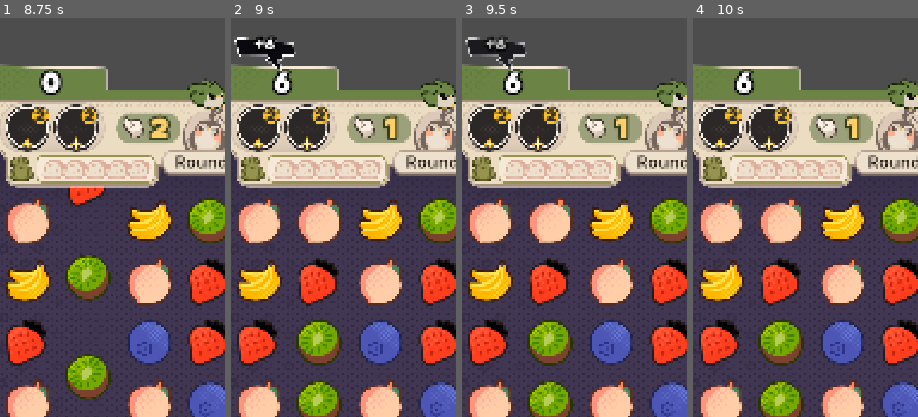
Above: before the commit, frames 1-4 (left to right).
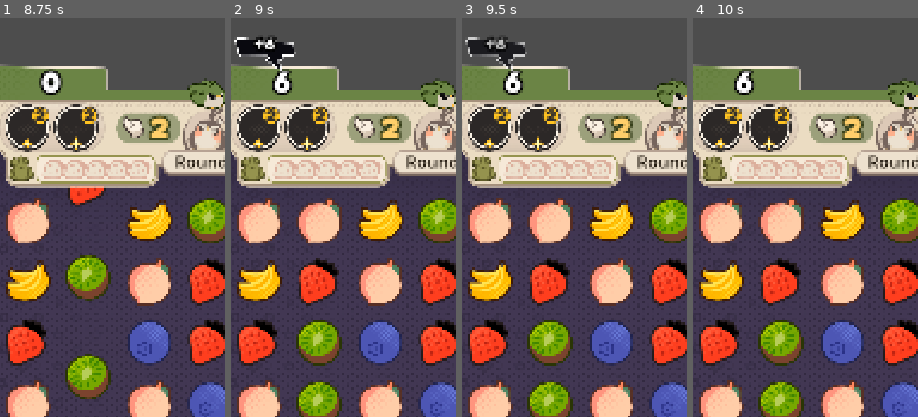
Above: after the commit, the same moments.

Repository: kakachaDev/origami-battle-godot
Game: Godot game, scene res://Assets/Scenes/game.tscn
Two runs of this game, one before a commit and one after it. Both use one fixed random seed, a clock stepped at 60 frames per second and the inputs below.
Inputs (mouse positions are % of the whole screen's width and height, from its top left):
- Up to frame 1 (8.75 s): click "Правила" at 0.5 s; click "Подробности" at 1.25 s; click (10, 34) at 2.02 s; click "Правила" at 2.75 s; click "Подробности" at 3.5 s; click (10, 34) at 4.27 s; click "Правила" at 5 s; click "Подробности" at 5.75 s; click (10, 34) at 6.52 s; tap Enter at 7.25 s; drag from (50, 69) to (60, 28) at 7.27 s; drag from (30, 55) to (45, 70) at 8.02 s
- Up to frame 2 (9 s): move the mouse to (60, 28) at 8.77 s; click (60, 28) at 8.92 s
- Up to frame 3 (9.5 s): no input
- Up to frame 4 (10 s): drag from (45, 70) to (20, 35) at 9.52 s
The pictures show only the part of the screen within x 4-54%, y 21-70%; the shares and areas given below are measured in that part.

Frame 1 is identical in both runs. In frame 2, 0.4% of the frame differs, in the area x 66-76%, y 24-31%; in frame 3, 0.4%; in frame 4, 0.4%.

Commit message:
Add bonus move for destroying more than 3 gems in one turn
Co-Authored-By: Claude Sonnet 4.6 <noreply@anthropic.com>

Diff:
--- a/Assets/Scripts/GameManager.gd
+++ b/Assets/Scripts/GameManager.gd
@@ -42,16 +42,19 @@
 	var total := 0
 	for c in gems_by_type.values():
 		total += c
+	var bonus_move := total > 3
 	if current_player == LEFT:
 		l_score += total
 		player_scored.emit(LEFT, total)
-		l_moves_left -= 1
+		if not bonus_move:
+			l_moves_left -= 1
 		if l_moves_left <= 0:
 			current_player = RIGHT
 	else:
 		r_score += total
 		player_scored.emit(RIGHT, total)
-		r_moves_left -= 1
+		if not bonus_move:
+			r_moves_left -= 1
 		if r_moves_left <= 0:
 			current_player = LEFT
 			current_round += 1
